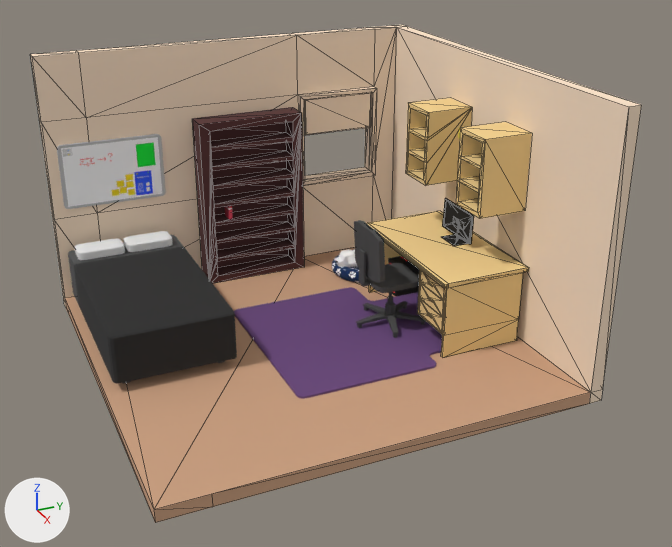
The glTF model portfolio/public/room.glb: old version first, new version second.
Before and after are seen from a 50 mm lens placed at (57.58, -36.17, 28.13), pointed at (1.47, -10.91, 0.07). Lighting does not change. The marker at lower left points along +X, +Y and +Z. Mesh edges are drawn as thin lines on the coarser meshes. Where no turn or scale is listed for an object, it has been applied to the vertices. Vertices at the same position are counted once.

Objects in the first picture: 'Bed', 'Bookshelf', 'Chair', 'Desk', 'Monitor', 'Pillow 2', 'Pillow1', 'Room', 'Rug', 'Shelves', 'Whiteboard'.
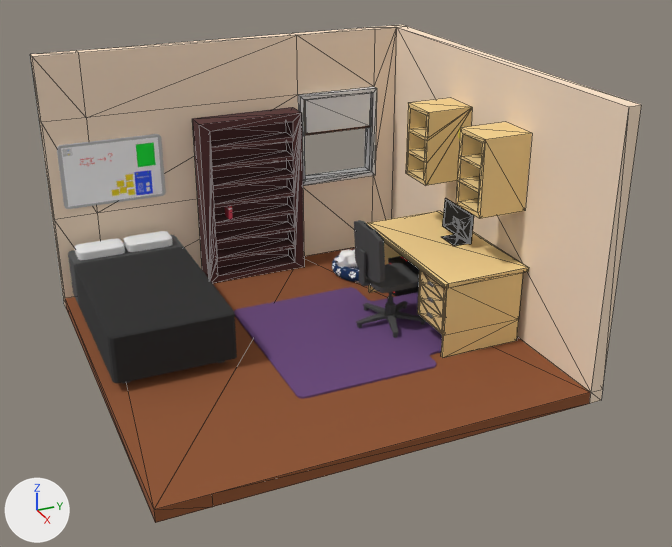
Patch to the scene script:
```diff
--- a/portfolio/public/room.glb.py
+++ b/portfolio/public/room.glb.py
@@ mat_roommaterial0_2 @@
 mat_roommaterial0_2 = principled_material('roommaterial0.2')
-mat_roommaterial0_2.base_color = (0.604, 0.355, 0.218)  # brown #cca181
+mat_roommaterial0_2.base_color = (0.274, 0.0868, 0.0285)  # brown #8f532f
 mat_roommaterial0_2.roughness = 1.0
@@ mat_roommaterial0_3 @@
+mat_roommaterial0_3 = principled_material('roommaterial0.3')
+mat_roommaterial0_3.base_color = (0.8, 0.8, 0.8)  # white #e7e7e7
@@ me_plane @@
 # used by ob_room; location = (1.98, -5.67, -6.05)
-me_plane.from_pydata(...)  # 88 vertices, 174 faces; spans x -18.4..12.6, y -22.4..9.1, z -0.9..20.1
+me_plane.from_pydata(...)  # 90 vertices, 178 faces; spans x -18.4..12.6, y -22.4..9.1, z -0.9..20.1
+# me_plane part 1
+# 3 faces are deleted
+# 2 vertices are added at (-17.0, -0.7, 11.7), (-17.0, 5.5, 11.7)
+# 3 new faces join them, mat_roommaterial0_1 (beige #ffe6cb)
+# 2 new faces join them, mat_roommaterial0_2 (brown #8f532f)
+# 2 new faces join them, mat_roommaterial0_3 (white #e7e7e7)
+# me_plane part 2: 35 faces spanning x -18.4..-16.8, y -1.2..6.0, z 7.1..15.1 switch from mat_roommaterial0_1 (beige #ffe6cb) to mat_roommaterial0_3 (white #e7e7e7)
 me_plane.materials.append(mat_roommaterial0_2)
```

Pixel boxes (x1, y1, x2, y2) of what changed, in the pictures (672 x 547 px):
'Room', recoloured, reshaped
    both: (30, 24, 642, 523)
part 1 of me_plane, built on
    both: (304, 93, 371, 135)
part 2 of me_plane, recoloured (beige to white)
    both: (298, 87, 377, 185)
